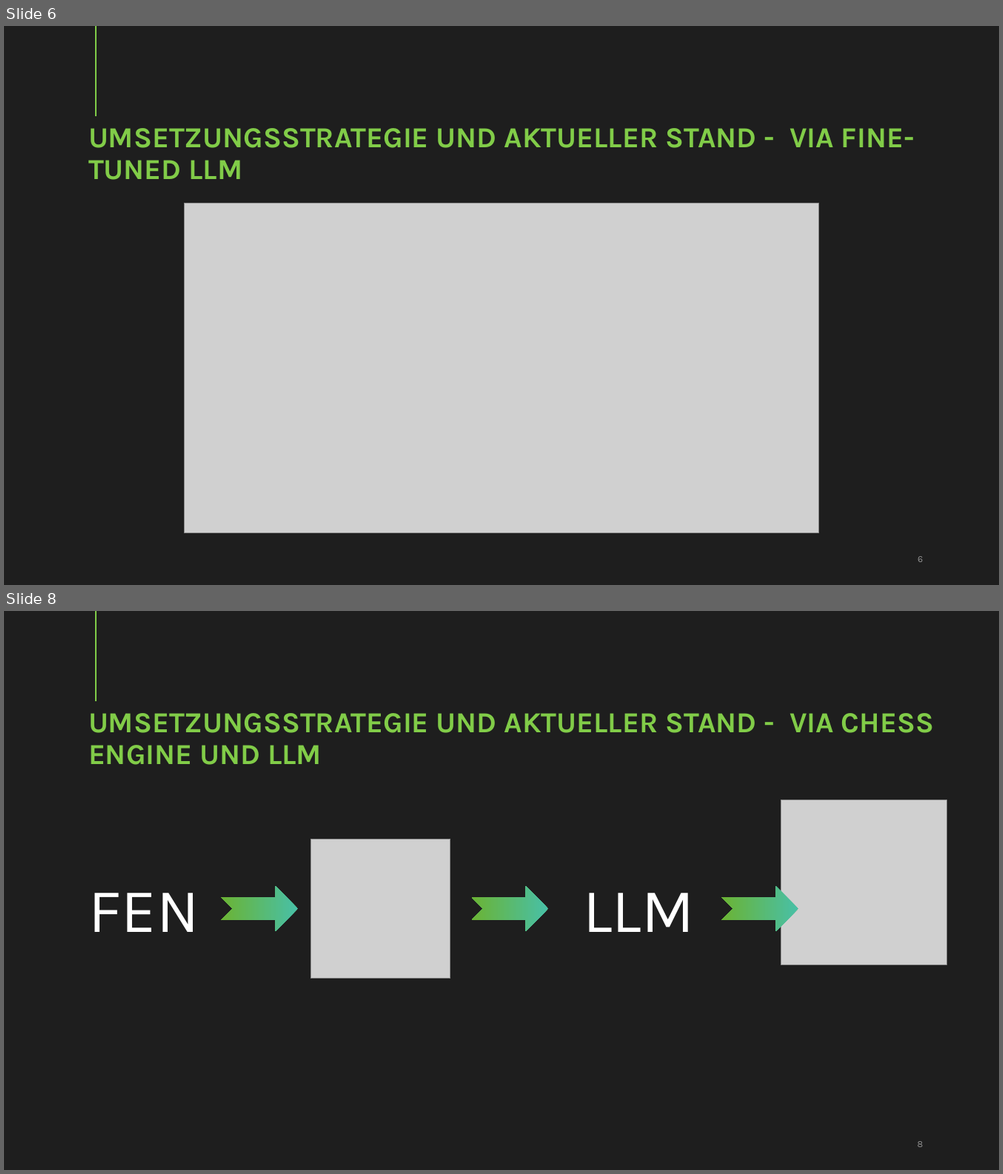
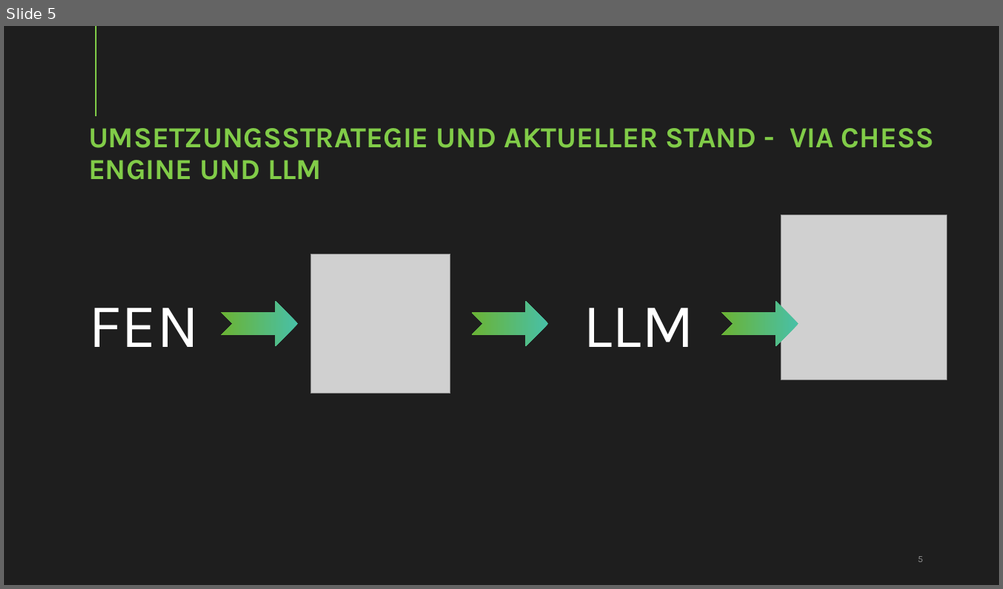
Before and after one commit to ChessFEN/ChessFEN, a slide deck: docs/endpräsenttion.pptx. Shown one above the other, each under a label of ours: slides 6 and 8 before the commit, slide 5 after it; the slides between them are not shown. The pictures are 1003x1174 and 1003x589 pixels, drawn with LibreOffice and Linux fonts; fonts in the diff are those of the drawing; grey boxes stand for pictures. Boxes give left, top, right and bottom in pixels: in the first picture for what was removed or moved away, otherwise in the second. Text is boxed around its words. In the diff, an @@ line names an element or a change of style, - is before the commit and + after.

```diff
--- a/docs/endpräsenttion.pptx
+++ b/docs/endpräsenttion.pptx
@@ slide 6 removed at bbox=[4, 26, 999, 585], background #1E1E1E; not listed: 1 template element that a slide beside it also shows @@
@@ title removed at bbox=[88, 128, 914, 180] @@
-UMSETZUNGSSTRATEGIE UND AKTUELLER STAND - VIA FINE-TUNED LLM
@@ picture removed at bbox=[185, 204, 819, 534] @@
@@ page number removed at bbox=[917, 557, 922, 562] @@
-6
@@ what was slide 8 is now slide 5 @@
```
Also in this commit, not shown: 2 slides changed, 2 other slides removed.
